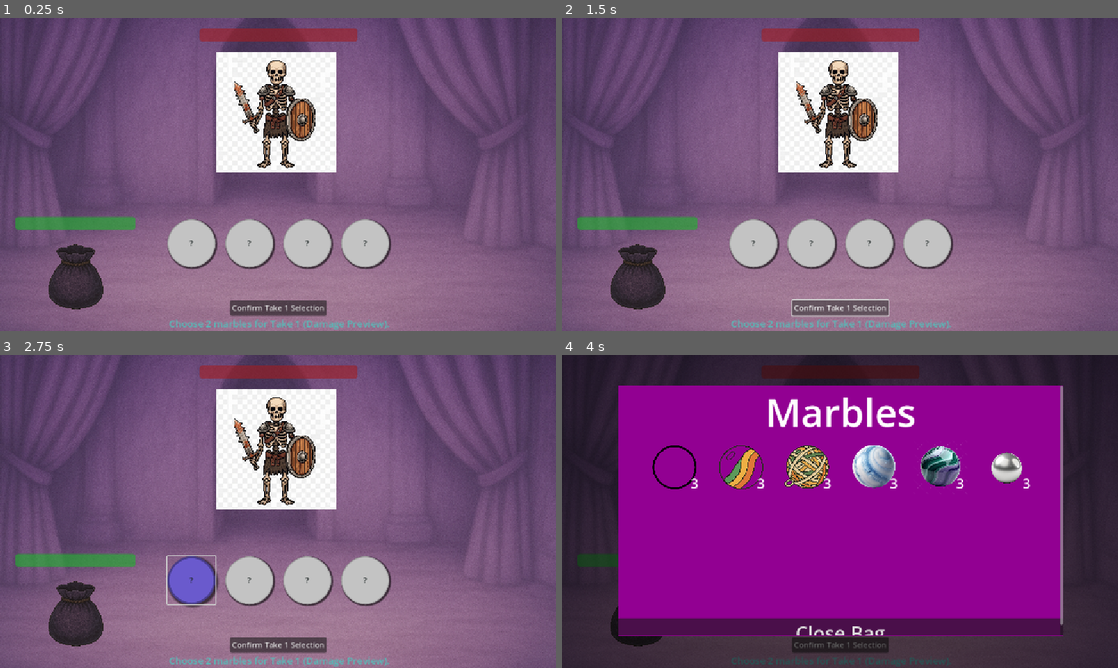
Above: before the commit, frames 1-4 (two rows, left to right).
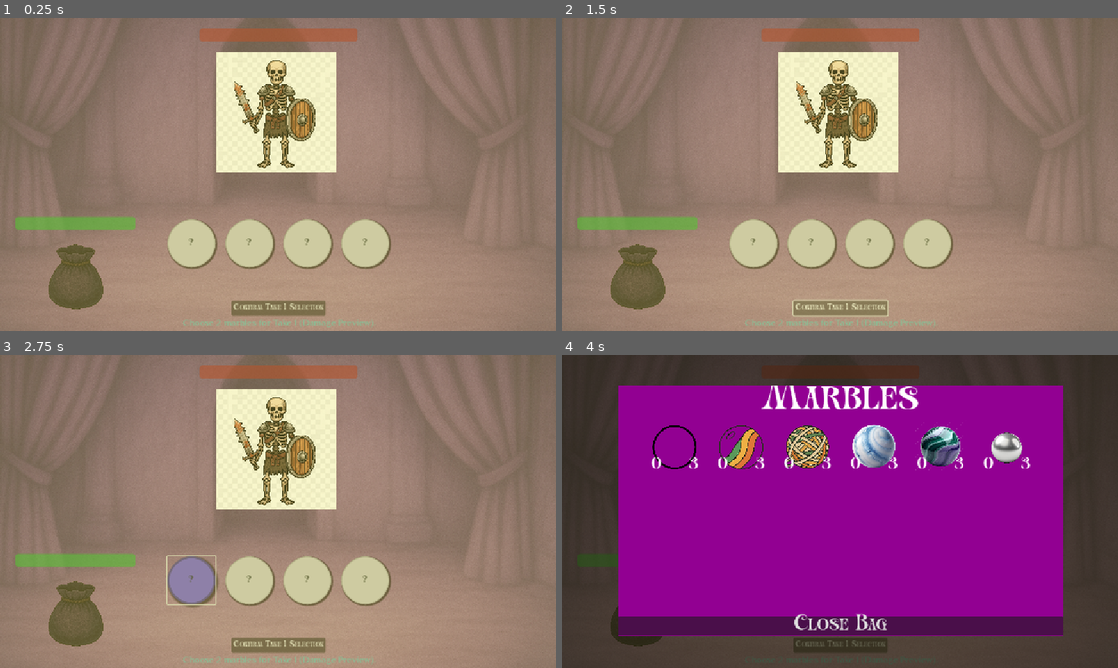
Above: after the commit, the same moments.

Repository: A-coder152/marble-magic
Game: Godot game, scene res://scenes/game_scene.tscn
The game is run twice, just before and just after one commit, with the same random seed, the same clock (stepped at 60 frames per second) and the same inputs.
Inputs (mouse positions are in pixels of both pictures, inside the frame that each line leads up to):
- Up to frame 1 (0.25 s): no input
- Up to frame 2 (1.5 s): click "Confirm Take 1 Selection" at 0.5 s; click "Confirm Take 1 Selection" at 1.25 s
- Up to frame 3 (2.75 s): click "?" at 2 s
- Up to frame 4 (4 s): click (639, 614) at 2.75 s; click (673, 467) at 3.52 s

The runs differ from the first frame. In frame 1, 100% of the frame differs, in the area x 0-100%, y 0-100%; in frame 2, 100%; in frame 3, 100%; in frame 4, 10%.

Commit message:
added marble abilities? impacts? idk what to call them in code they're called effects ig that works

Diff:
--- a/project.godot
+++ b/project.godot
@@ -27,6 +27,10 @@
 
 enabled=PackedStringArray("res://addons/godot_super-wakatime/plugin.cfg")
 
+[gui]
+
+theme/custom_font="uid://bcvobciig3afb"
+
 [rendering]
 
 renderer/rendering_method="gl_compatibility"
--- a/scenes/bag_item.tscn
+++ b/scenes/bag_item.tscn
@@ -1,6 +1,12 @@
-[gd_scene load_steps=2 format=3 uid="uid://c61a5v7xvpgd1"]
+[gd_scene load_steps=4 format=3 uid="uid://c61a5v7xvpgd1"]
 
 [ext_resource type="Script" uid="uid://ceymok7btiimi" path="res://scripts/bag_item.gd" id="1_npc26"]
+[ext_resource type="FontFile" uid="uid://c82d4iiiyqgqc" path="res://Philosopher-Regular.ttf" id="2_djyq3"]
+
+[sub_resource type="Theme" id="Theme_npc26"]
+TooltipLabel/colors/font_color = Color(1, 1, 1, 1)
+TooltipLabel/font_sizes/font_size = 20
+TooltipLabel/fonts/font = ExtResource("2_djyq3")
 
 [node name="MarbleViewer" type="Control"]
 custom_minimum_size = Vector2(140, 140)
@@ -23,6 +29,7 @@
 anchor_bottom = 1.0
 grow_horizontal = 2
 grow_vertical = 2
+theme = SubResource("Theme_npc26")
 ignore_texture_size = true
 stretch_mode = 4
 
@@ -44,15 +51,14 @@
 horizontal_alignment = 2
 
 [node name="Cost" type="Label" parent="."]
-visible = false
 layout_mode = 1
 anchors_preset = 2
 anchor_top = 1.0
 anchor_bottom = 1.0
 offset_left = 9.0
-offset_top = -53.0
+offset_top = -37.0
 offset_right = 40.0
-offset_bottom = -3.0
+offset_bottom = -6.0
 grow_vertical = 0
 theme_override_font_sizes/font_size = 36
 text = "0"
--- a/scenes/game_scene.tscn
+++ b/scenes/game_scene.tscn
@@ -1,10 +1,11 @@
-[gd_scene load_steps=7 format=3 uid="uid://bwk4ath0ei7ax"]
+[gd_scene load_steps=8 format=3 uid="uid://bwk4ath0ei7ax"]
 
 [ext_resource type="Script" uid="uid://ckfuboxgcdu1x" path="res://scripts/GameScene.gd" id="1_mlf6e"]
 [ext_resource type="Texture2D" uid="uid://cju3wng6rhao8" path="res://images/enemy.png" id="2_bw6k5"]
 [ext_resource type="PackedScene" uid="uid://bo5twrprw2cma" path="res://scenes/bag.tscn" id="2_onqr8"]
 [ext_resource type="Texture2D" uid="uid://dvldwwbyju003" path="res://images/bg.png" id="2_y3j0m"]
 [ext_resource type="PackedScene" uid="uid://d2atoeymmwgmc" path="res://scenes/shop.tscn" id="3_ycayy"]
+[ext_resource type="FontFile" uid="uid://c82d4iiiyqgqc" path="res://Philosopher-Regular.ttf" id="4_kk2rg"]
 [ext_resource type="Texture2D" uid="uid://cthtkvk6httgc" path="res://images/bag.png" id="4_rurhu"]
 
 [node name="Main" type="Control"]
@@ -83,8 +84,10 @@
 grow_horizontal = 2
 grow_vertical = 2
 theme_override_colors/font_color = Color(0.345098, 0.72549, 0.717647, 1)
+theme_override_fonts/font = ExtResource("4_kk2rg")
 theme_override_font_sizes/font_size = 20
 text = "Game Message"
+horizontal_alignment = 1
 
 [node name="MarbleContainer" type="HBoxContainer" parent="."]
 custom_minimum_size = Vector2(500, 100)
@@ -136,7 +139,8 @@
 anchor_bottom = 1.0
 grow_horizontal = 2
 grow_vertical = 2
-color = Color(0.537255, 0.207843, 1, 0.537255)
+mouse_filter = 2
+color = Color(0.913725, 0.878431, 0.294118, 0.286275)
 
 [node name="BGAlpha" type="ColorRect" parent="."]
 visible = false
@@ -170,14 +174,29 @@
 anchor_bottom = 1.0
 grow_horizontal = 2
 grow_vertical = 2
-color = Color(0.581033, 0.581033, 0.581033, 1)
+color = Color(0.4, 0.290196, 0.443137, 1)
+
+[node name="ColorRect2" type="ColorRect" parent="RoundWonPopup"]
+layout_mode = 1
+anchors_preset = 15
+anchor_right = 1.0
+anchor_bottom = 1.0
+offset_left = 83.0
+offset_top = 41.0
+offset_right = -87.0
+offset_bottom = -41.0
+grow_horizontal = 2
+grow_vertical = 2
+color = Color(0.545098, 0.4, 0.533333, 1)
 
 [node name="Label" type="Label" parent="RoundWonPopup"]
 layout_mode = 1
 anchors_preset = 10
 anchor_right = 1.0
-offset_bottom = 113.0
-grow_horizontal = 2
+offset_top = 35.0
+offset_bottom = 148.0
+grow_horizontal = 2
+theme_override_colors/font_color = Color(0.905882, 0.745098, 0.909804, 1)
 theme_override_font_sizes/font_size = 40
 text = "Round won!"
 horizontal_alignment = 1
@@ -189,10 +208,10 @@
 anchor_top = 1.0
 anchor_right = 1.0
 anchor_bottom = 1.0
-offset_left = 82.0
-offset_top = -61.0
-offset_right = -78.0
-offset_bottom = -30.0
+offset_left = 121.0
+offset_top = -94.0
+offset_right = -125.0
+offset_bottom = -63.0
 grow_horizontal = 2
 grow_vertical = 0
 text = "Next round"
@@ -203,10 +222,10 @@
 anchor_top = 1.0
 anchor_right = 1.0
 anchor_bottom = 1.0
-offset_left = 82.0
-offset_top = -108.0
-offset_right = -78.0
-offset_bottom = -77.0
+offset_left = 121.0
+offset_top = -136.0
+offset_right = -125.0
+offset_bottom = -105.0
 grow_horizontal = 2
 grow_vertical = 0
 text = "Shop"
@@ -233,7 +252,7 @@
 anchor_bottom = 1.0
 grow_horizontal = 2
 grow_vertical = 2
-color = Color(0.581033, 0.581033, 0.581033, 1)
+color = Color(0.423529, 0.298039, 0.462745, 1)
 
 [node name="Label" type="Label" parent="RoundLostPopup"]
 layout_mode = 1
--- a/scripts/GameManager.gd
+++ b/scripts/GameManager.gd
@@ -5,8 +5,10 @@
 var player_health: int = 20
 var enemy_health: int = 20
 var player_max_health: int = 25
+
 var enemy_max_health: int = 5
 var enemy_max_dmg: int = 2
+var enemy_stunned = false
 
 var all_marbles = [
 	preload("uid://eonk3e3ilnxt"),
@@ -134,14 +136,31 @@
 	damage_dealt.emit(amount, "enemy")
 
 func apply_effects(marbles: Array[Marble]):
+	#player_health = min(player_max_health, player_health + marble.heal)
+	#health_changed.emit("player", player_health, player_max_health)
+	pass
+
+func calculate_effects(marbles: Array[Marble]):
+	var sim_enemy_health = enemy_health
+	var sim_player_health = player_health
+	var sim_coins = coins
+	var sim_stunned = false
+	var sim_player_max_hp = player_max_health
 	for marble in marbles:
-		if marble.heal:
-			player_health = min(player_max_health, player_health + marble.heal)
-			health_changed.emit("player", player_health, player_max_health)
+		sim_enemy_health = max(0, min(enemy_max_health, enemy_health - marble.damage))
+		sim_player_health = max(0, min(player_max_health, player_health + marble.heal))
 		for effect in marble.effects:
 			match effect:
 				marble.EFFECTS.COIN:
-					coins += marble.effects_impact[marble.effects.find(effect)]
+					sim_coins += marble.effects_impact[marble.effects.find(effect)]
+				marble.EFFECTS.STUN:
+					sim_stunned = true
+				marble.EFFECTS.MAXHP:
+					sim_player_max_hp = player_max_health + marble.effects_impact[marble.effects.find(effect)]
+				marble.EFFECTS.MEGADMG:
+					sim_enemy_health *= 1 - (1. / marble.effects_impact[marble.effects.find(effect)])
+				marble.EFFECTS.MEGAHEAL:
+					sim_player_health += (1. / marble.effects_impact[marble.effects.find(effect)]) * (player_max_health - player_health)
 
 func _enemy_turn():
 	var enemy_damage = randi_range(1, enemy_max_dmg) # Random damage for enemy
--- a/scripts/GameScene.gd
+++ b/scripts/GameScene.gd
@@ -9,6 +9,7 @@
 @onready var bgalpha = $BGAlpha
 @onready var Shop = $Shop
 @onready var Bag = $Bag
+@onready var bgbeta = $BGBeta
 
 var marble_instances: Array = []
 
@@ -72,6 +73,7 @@
 func _update_ui_for_phase(phase: int):
 	match phase:
 		GameManager.TurnPhase.TAKE_1_SELECTION:
+			bgbeta.visible = true
 			message_label.text = "Choose 2 marbles for Take 1 (Damage Preview)."
 			confirm_button.text = "Confirm Take 1 Selection"
 			confirm_button.disabled = false
@@ -85,6 +87,7 @@
 			_reset_marble_selection_visuals()
 
 		GameManager.TurnPhase.TAKE_2_SELECTION:
+			bgbeta.visible = false
 			message_label.text = "Choose 2 marbles for Take 2 (Actual Damage)."
 			confirm_button.text = "Confirm Take 2 Selection"
 			confirm_button.disabled = false
Binary file added: Philosopher-Regular.ttf
Not shown, added: Philosopher-Regular.ttf.import
Binary file added: magic-whisper.otf
Not shown, added: magic-whisper.otf.import
